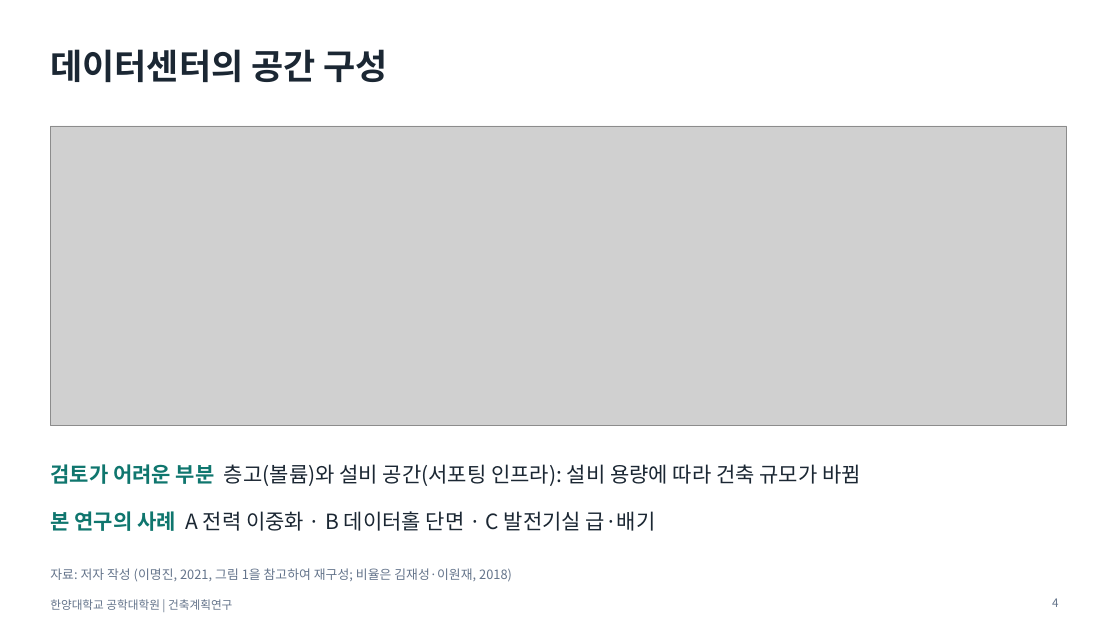
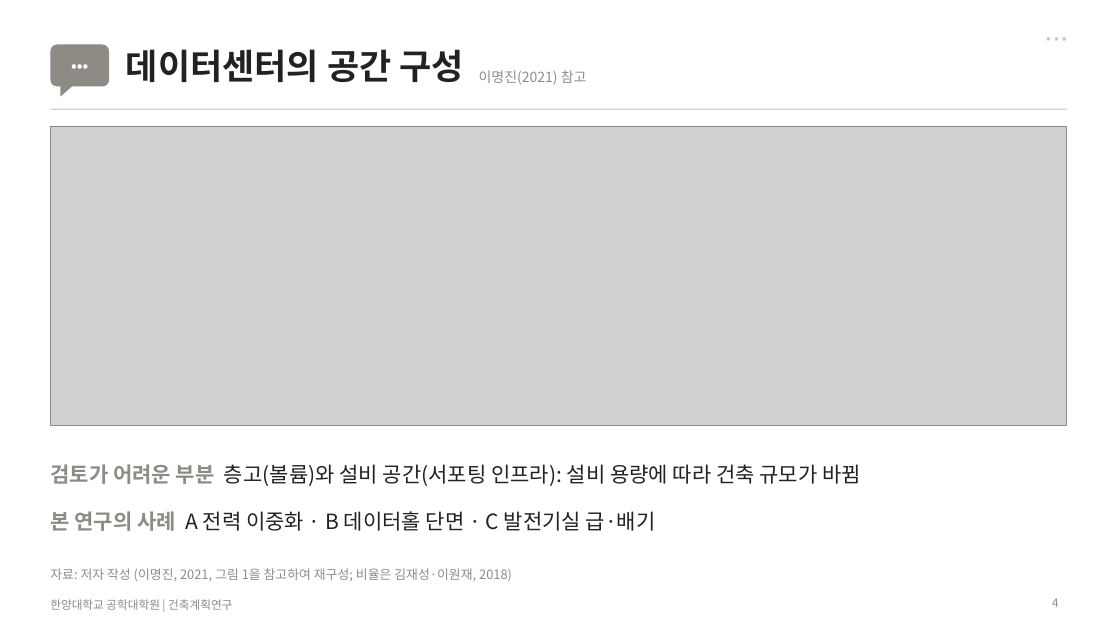
Before and after one commit to sangchuls/pango-gmp, a slide deck: slide 4 of research/final/발표자료_최종.pptx. Drawn at 1120x630 pixels with LibreOffice and Linux fonts; fonts in the diff are those of the drawing; grey boxes stand for pictures. Boxes give left, top, right and bottom in pixels: in the first picture for what was removed or moved away, otherwise in the second. Text is boxed around its words. In the diff, an @@ line names an element or a change of style, - is before the commit and + after.

```diff
--- a/research/final/발표자료_최종.pptx
+++ b/research/final/발표자료_최종.pptx
@@ text added at (x1=1008, y1=25, x2=1067, y2=50), 12 pt, text #C8C8C8 @@
+• • •
@@ rounded rectangle added at (x1=50, y1=45, x2=109, y2=87), fill #8E8A84 @@
@@ text added at (x1=50, y1=45, x2=109, y2=87), 13 pt, text #FFFFFF, bold @@
+•••
@@ title "데이터센터의 공간 구성" moved from (x1=50, y1=49, x2=388, y2=82) to (x1=126, y1=49, x2=463, y2=82) @@
@@ title "데이터센터의 공간 구성" at (x1=126, y1=49, x2=463, y2=82): text colour #1B2733 to #222222 @@
@@ right triangle added at (x1=60, y1=85, x2=74, y2=97), fill #8E8A84 @@
@@ text added at (x1=479, y1=70, x2=587, y2=85), 12 pt, text #8C8C8C @@
+이명진(2021) 참고
@@ line added from (50, 109) to (1067, 109), #D4D4D4 1 pt @@
@@ text "검토가 어려운 부분 층고(볼륨)와 설비 ..." at (x1=50, y1=464, x2=861, y2=486): text colour #0F766E to #8E8A84 in "검토가 어려운 부분"; text colour #1B2733 to #222222 in "층고(볼륨)와 설비 공간(서포팅 인프라): 설비 용량에 따라 ..." @@
@@ text "본 연구의 사례 A 전력 ..." at (x1=50, y1=511, x2=656, y2=531): text colour #0F766E to #8E8A84 in "본 연구의 사례"; text colour #1B2733 to #222222 in "A 전력 이중화 · B 데이터홀 단면 ..." @@
@@ text colour #64748B to #8C8C8C in 3 elements at (x1=50, y1=599, x2=232, y2=610), (x1=50, y1=568, x2=512, y2=581), (x1=1052, y1=598, x2=1058, y2=607) @@
```
Also in this commit, not shown: 18 other slides changed, 4 other files.
